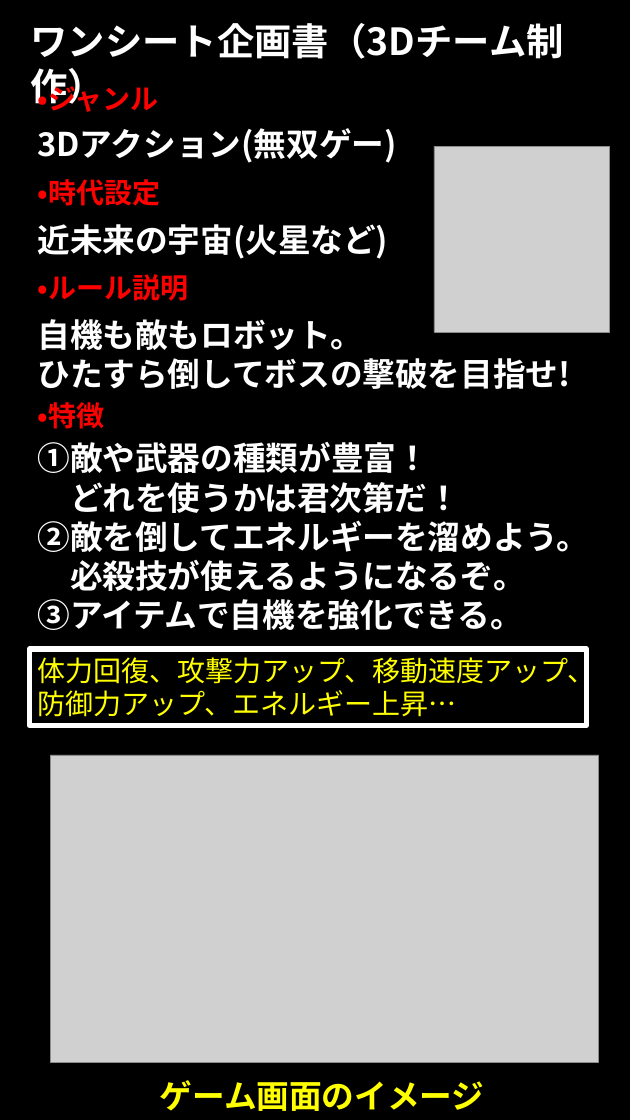
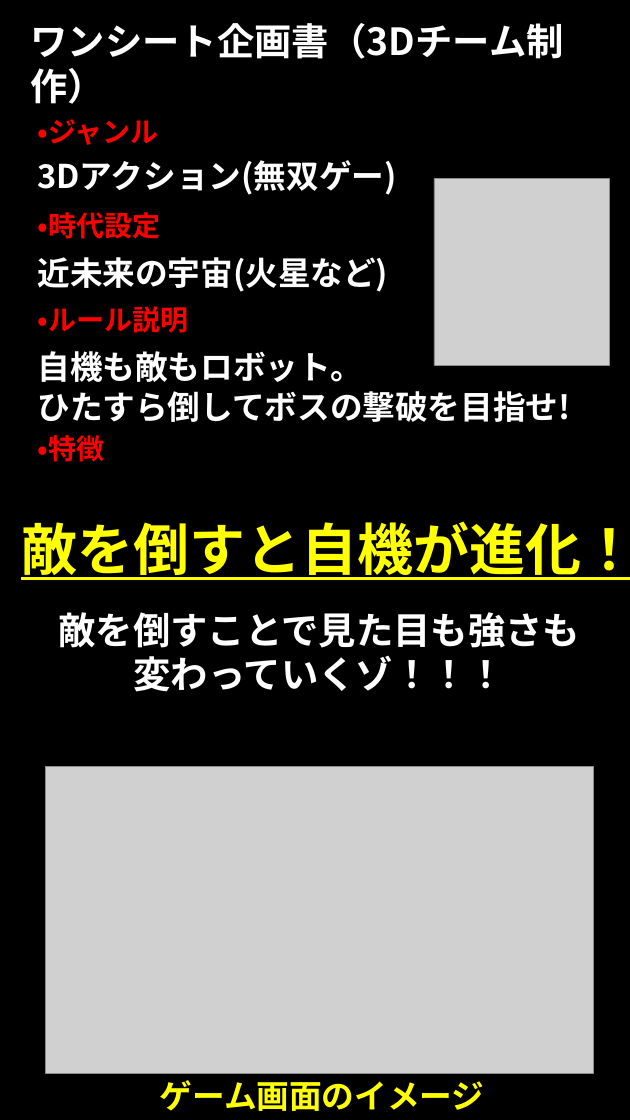
Before and after one commit to taiga246/near_future, a slide deck: slide 1 of チーム近未来/ワンシート(3Dチーム制作).pptx. Drawn at 630x1120 pixels with LibreOffice and Linux fonts; fonts in the diff are those of the drawing; grey boxes stand for pictures. Boxes give left, top, right and bottom in pixels: in the first picture for what was removed or moved away, otherwise in the second. Text is boxed around its words. In the diff, an @@ line names an element or a change of style, - is before the commit and + after.

Commit message:
yoro

```diff
--- a/チーム近未来/ワンシート(3Dチーム制作).pptx
+++ b/チーム近未来/ワンシート(3Dチーム制作).pptx
@@ 6 texts, 1 picture: place and size @@
-6 texts, 1 picture at <box>37,81,610,429</box>
+6 texts, 1 picture at <box>37,119,610,462</box>
@@ text "自機も敵もロボット。": place and size @@
-text "自機も敵もロボット。" at <box>37,319,570,389</box>
+text "自機も敵もロボット。" at <box>37,351,570,422</box>
@@ text at <box>21,521,630,580</box>: text changed; size 28 to 48 pt; text colour #FFFFFF to #FFFF00 @@
-①敵や武器の種類が豊富！
-どれを使うかは君次第だ！
-②敵を倒してエネルギーを溜めよう。
-必殺技が使えるようになるぞ。
-③アイテムで自機を強化できる。
+敵を倒すと自機が進化！
@@ text added at <box>59,612,581,692</box>, 32 pt, text #FFFFFF, bold @@
+敵を倒すことで見た目も強さも
+変わっていくゾ！！！
@@ rectangle removed at <box>29,649,586,726</box> @@
-体力回復、攻撃力アップ、移動速度アップ、
-防御力アップ、エネルギー上昇…
@@ picture: place and size @@
-picture at <box>51,755,599,1063</box>
+picture at <box>46,766,594,1074</box>
```
